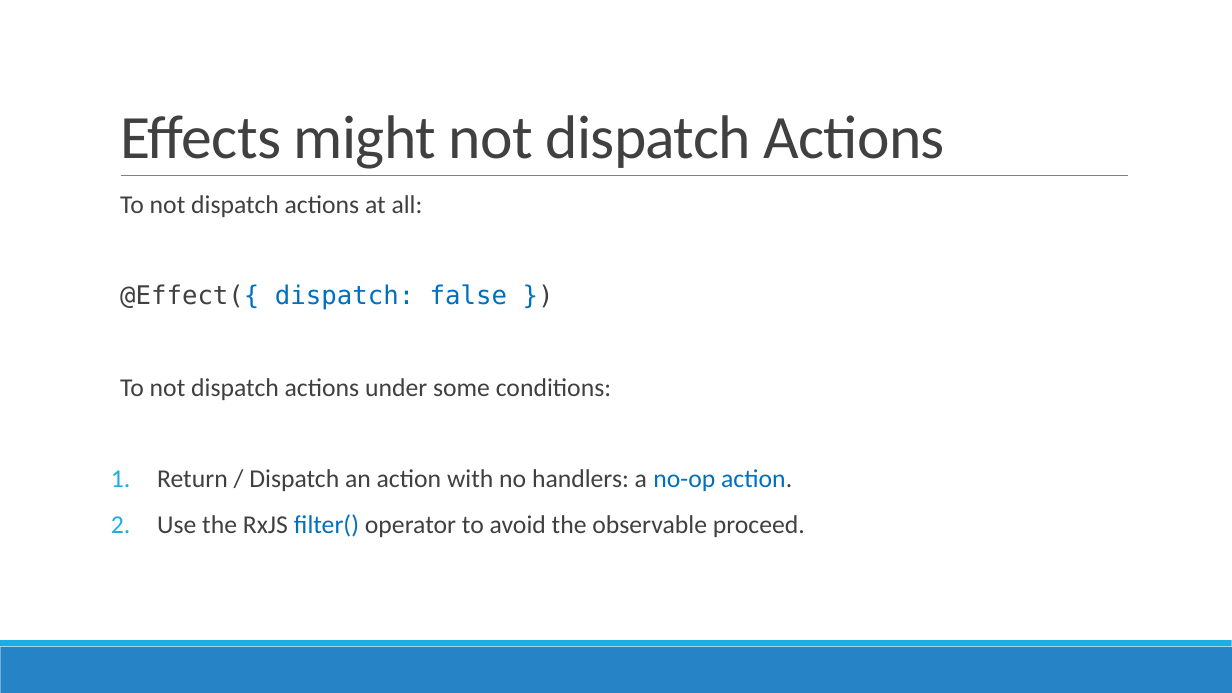
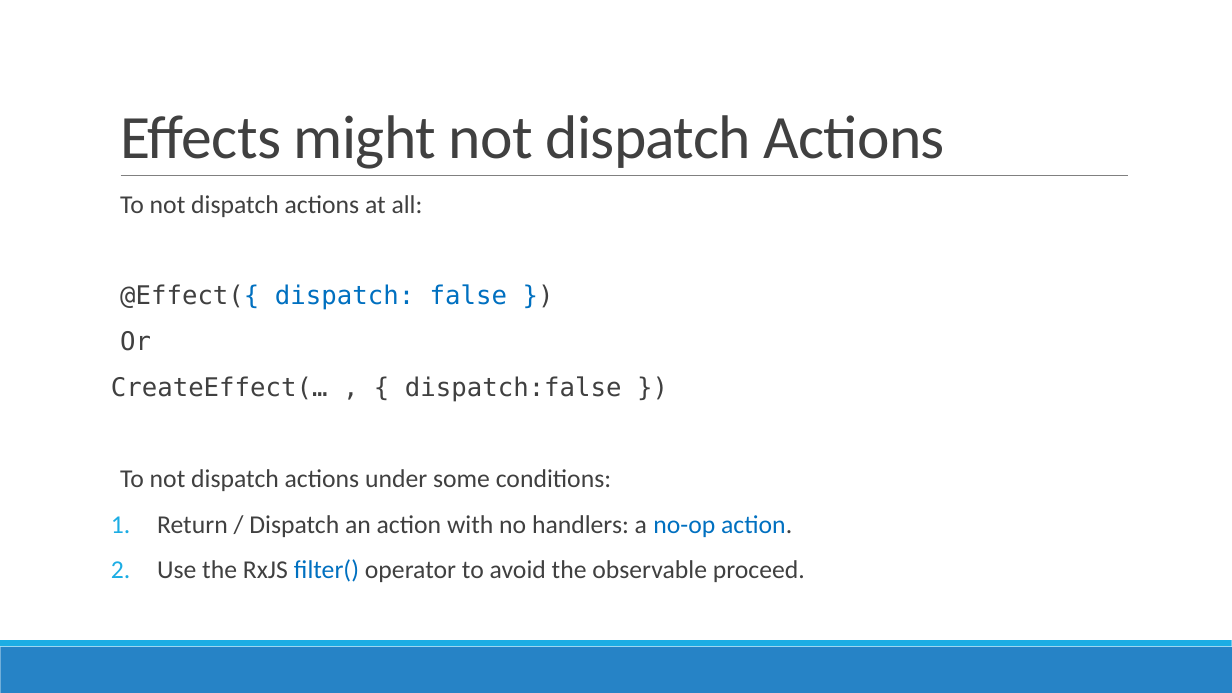
Before and after one commit to AGiorgetti/ngrx101, a slide deck: slide 30 of ReactiveProgramming_ngrx.pptx (slide 27 before the commit). Drawn at 1232x693 pixels with LibreOffice and Linux fonts; fonts in the diff are those of the drawing. Boxes give left, top, right and bottom in pixels: in the first picture for what was removed or moved away, otherwise in the second. Text is boxed around its words. In the diff, an @@ line names an element or a change of style, - is before the commit and + after.

```diff
--- a/ReactiveProgramming_ngrx.pptx
+++ b/ReactiveProgramming_ngrx.pptx
@@ text at [111, 331, 622, 401]: paragraphs added @@
+  Or
+CreateEffect(… , { dispatch:false })
```
Also in this commit, not shown: 16 other slides changed, 4 slides added, 5 other files.
